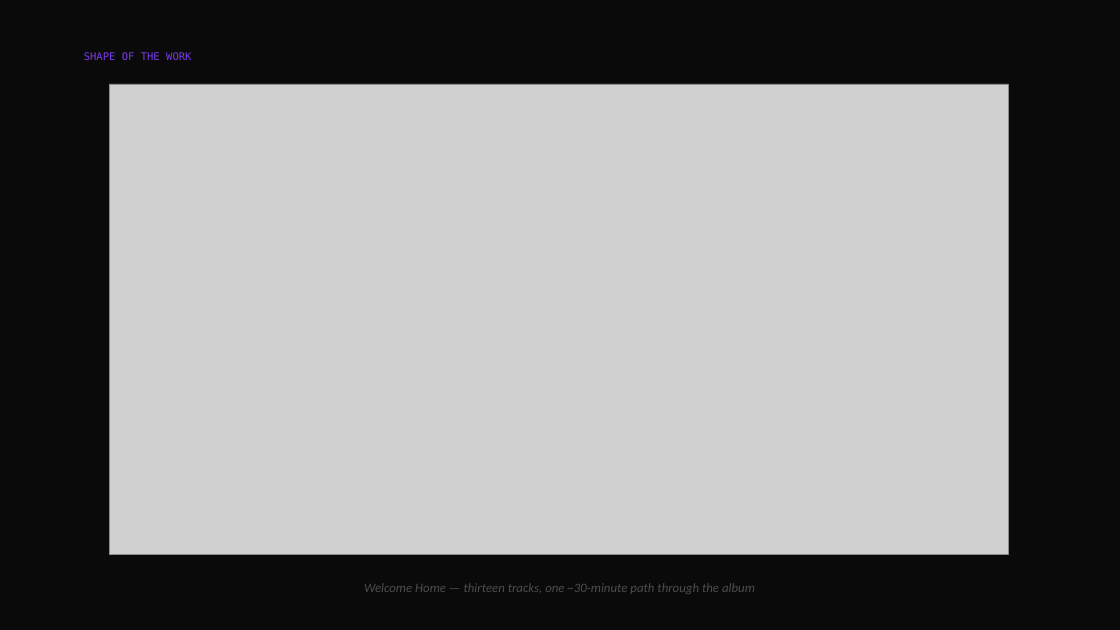
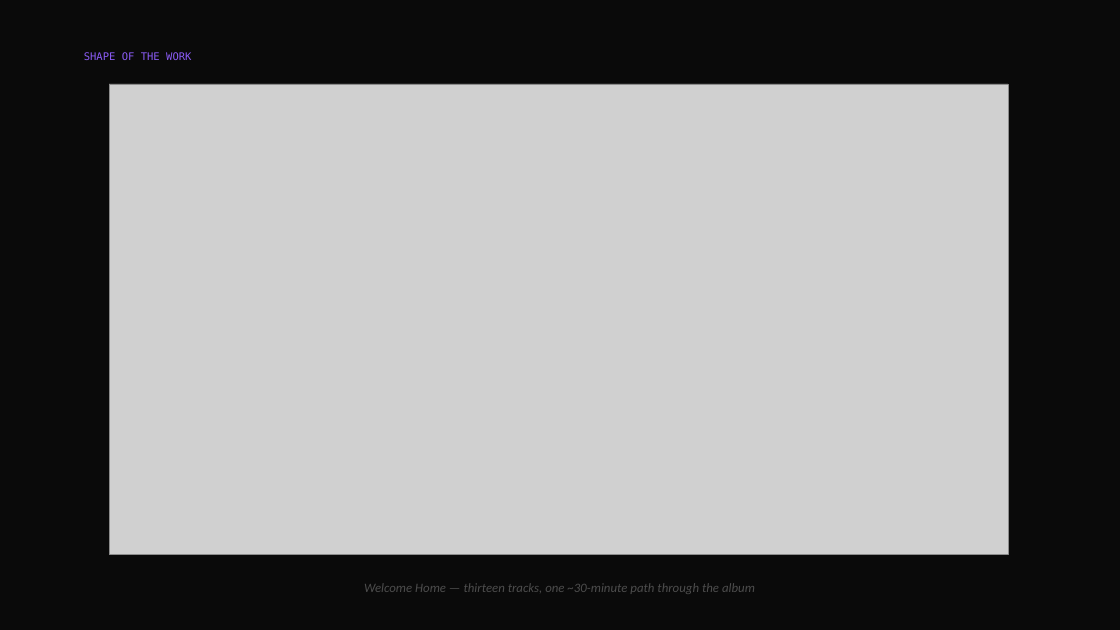
Before and after one commit to kbarnoski/resonance, a slide deck: slide 5 of docs/Resonance-Installation-Deck.pptx. Drawn at 1120x630 pixels with LibreOffice and Linux fonts; fonts in the diff are those of the drawing; grey boxes stand for pictures. Boxes give left, top, right and bottom in pixels: in the first picture for what was removed or moved away, otherwise in the second. Text is boxed around its words. In the diff, an @@ line names an element or a change of style, - is before the commit and + after.

```diff
--- a/docs/Resonance-Installation-Deck.pptx
+++ b/docs/Resonance-Installation-Deck.pptx
@@ text "SHAPE OF THE WORK" at bbox=[84, 52, 191, 60]: text colour #7C3AED to #8B5CF6 @@
```
Also in this commit, not shown: 9 other slides changed, 9 other files.
